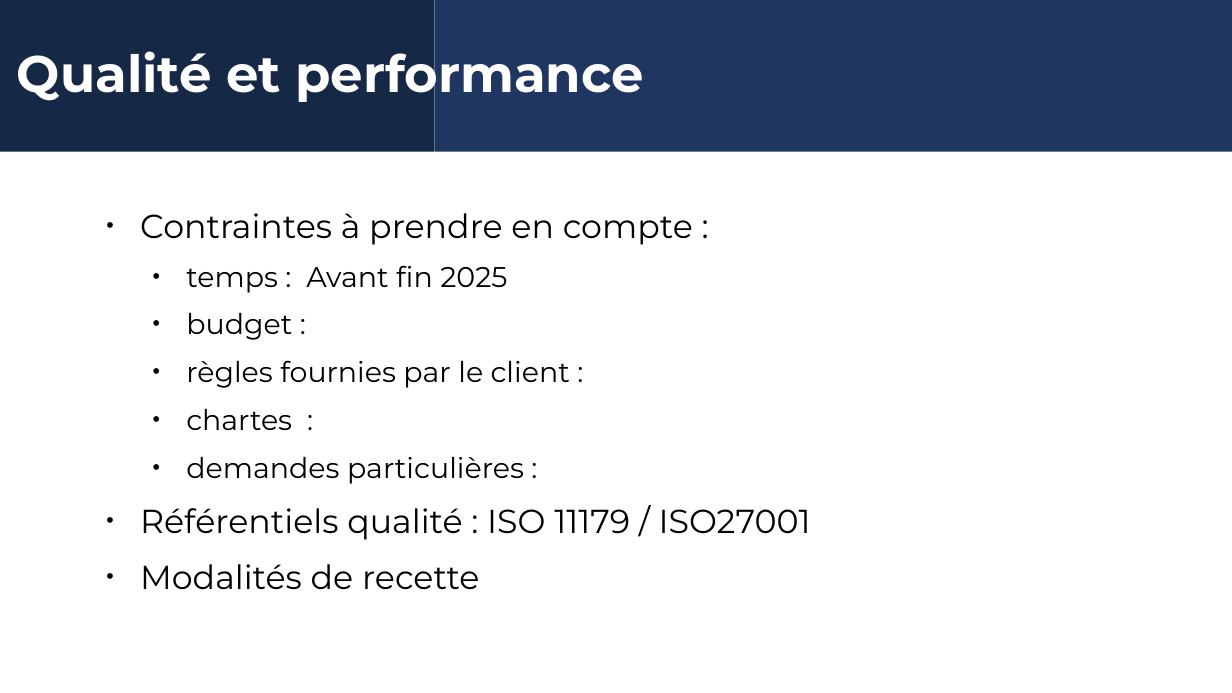
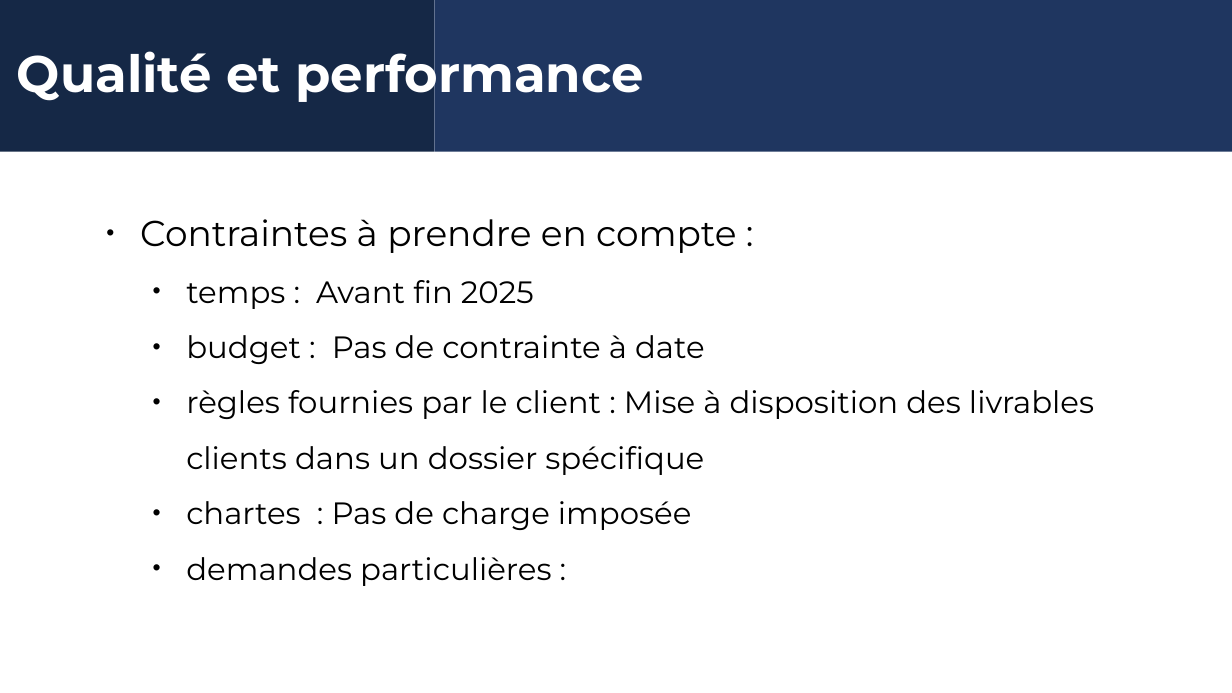
Before and after one commit to Rom1du62/rom1du62.github.io, a slide deck: slide 9 of Realisation_portfolio/Cahier des charges.pptx. Drawn at 1232x693 pixels with LibreOffice and Linux fonts; fonts in the diff are those of the drawing; background and template pictures are left out. Boxes give left, top, right and bottom in pixels: in the first picture for what was removed or moved away, otherwise in the second. Text is boxed around its words. In the diff, an @@ line names an element or a change of style, - is before the commit and + after.

Commit message:
mise à jour portfolio

```diff
--- a/Realisation_portfolio/Cahier des charges.pptx
+++ b/Realisation_portfolio/Cahier des charges.pptx
@@ text at (x1=140, y1=219, x2=736, y2=586): size 25.9 to 28 pt in "Contraintes à prendre en compte :"; size 22.2 to 24 pt in "temps : Avant fin 2025", "demandes particulières :"; line spacing 1.4 to 1.5 @@
@@ text at (x1=186, y1=335, x2=1094, y2=530): text changed; size 22.2 to 24 pt @@
-  • budget :
-  • règles fournies par le client :
-  • chartes :
+  • budget : Pas de contrainte à date
+  • règles fournies par le client : Mise à disposition des livrables clients dans un dossier spécifique
+  • chartes : Pas de charge imposée
@@ text at (x1=140, y1=508, x2=811, y2=589): paragraphs removed @@
-• Référentiels qualité : ISO 11179 / ISO27001
-• Modalités de recette
```
Also in this commit, not shown: 5 other slides changed, 6 other files.
